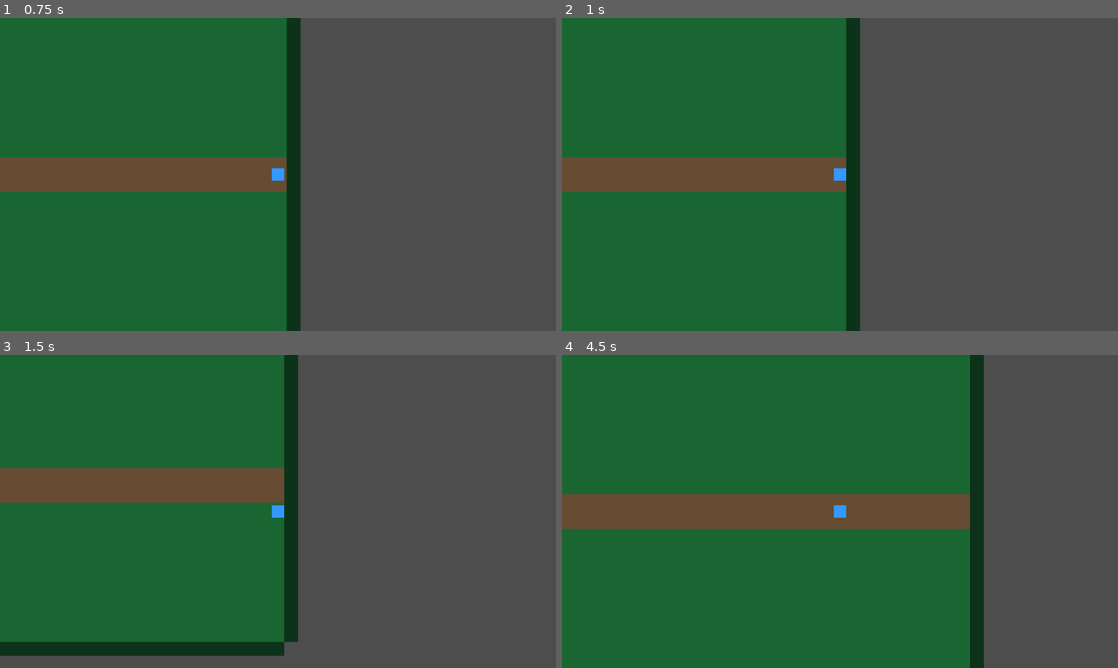
Above: before the commit, frames 1-4 (two rows, left to right).
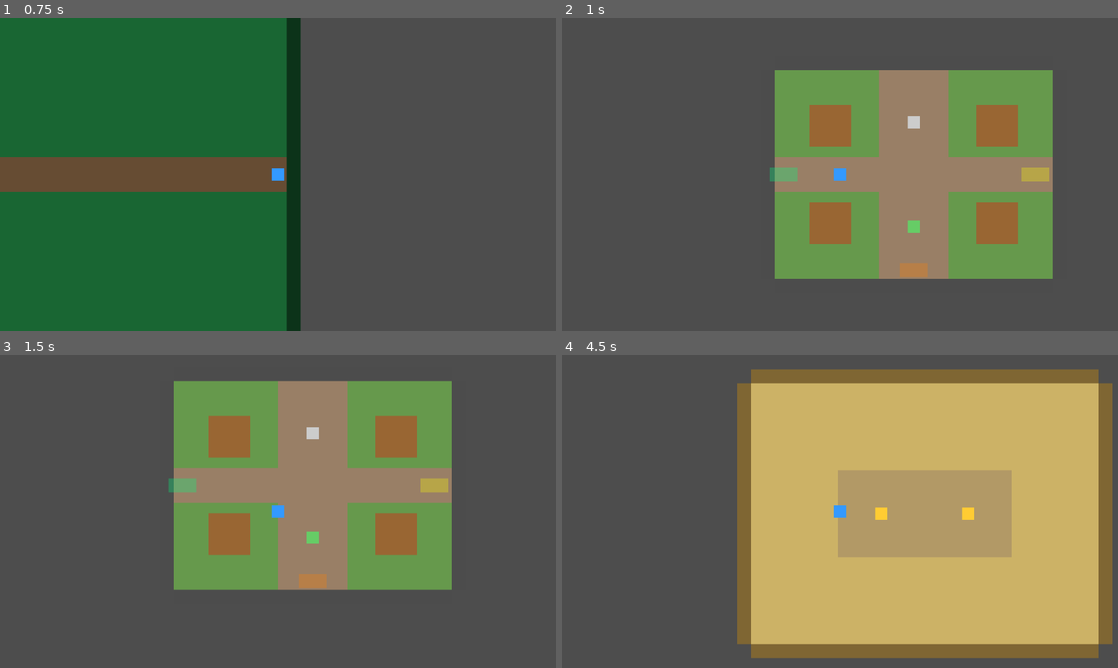
Above: after the commit, the same moments.

Repository: KeigoShimadaCC/rpgs_using_claude_agent_teams
Game: Godot game, scene res://scenes/overworld/map_c_forest.tscn
Two runs of this game, one before a commit and one after it. Both use one fixed random seed, a clock stepped at 60 frames per second and the inputs below. This scene is started directly instead of the project's main scene.
Inputs:
- Up to frame 1 (0.75 s): tap Enter (ui_accept) at 0.5 s; hold Right (ui_right) from 0.53 s (still down); hold E (interact) from 0.53 s (still down)
- Up to frame 2 (1 s): keep holding Right (ui_right); keep holding E (interact); tap Enter (ui_accept) at 0.77 s
- Up to frame 3 (1.5 s): release Right (ui_right) at 1.28 s; release E (interact) at 1.28 s; hold Down (ui_down) from 1.28 s (still down); tap E (interact) at 1.35 s
- Up to frame 4 (4.5 s): tap Enter (ui_accept) at 1.52, 3.02, 3.77 s; release Down (ui_down) at 2.03 s; hold Right (ui_right) 2.03-2.78 s; hold E (interact) 2.03-2.78 s; hold Up (ui_up) 2.78-3.53 s; tap E (interact) at 2.85, 4.35 s; hold E (interact) 3.53-4.28 s; hold Left (ui_left) from 3.53 s (still down)

Frame 1 is identical in both runs. In frame 2, 77% of the frame differs, in the area x 0-89%, y 0-100%; in frame 3, 70%; in frame 4, 97%, in the area x 0-99%, y 0-100%.

Commit message:
refactor: rename trigger scene and spawn marker properties and update collision layer.

Diff:
--- a/scenes/overworld/map_c_forest.tscn
+++ b/scenes/overworld/map_c_forest.tscn
@@ -72,12 +72,12 @@
 
 [node name="ExitToVillage" type="Area2D" parent="Triggers"]
 position = Vector2(464, 180)
-collision_layer = 0
+collision_layer = 16
 collision_mask = 2
 script = ExtResource("4_trigger")
 trigger_type = 0
-target_map_path = "res://scenes/overworld/map_a_village.tscn"
-target_spawn_marker = "FromForest"
+target_scene = "res://scenes/overworld/map_a_village.tscn"
+spawn_marker_name = "FromForest"
 
 [node name="CollisionShape2D" type="CollisionShape2D" parent="Triggers/ExitToVillage"]
 shape = SubResource("RectangleShape2D_trigger")
--- a/scenes/overworld/map_d_desert_town.tscn
+++ b/scenes/overworld/map_d_desert_town.tscn
@@ -84,12 +84,12 @@
 
 [node name="ExitToVillage" type="Area2D" parent="Triggers"]
 position = Vector2(200, 290)
-collision_layer = 0
+collision_layer = 16
 collision_mask = 2
 script = ExtResource("4_trigger")
 trigger_type = 0
-target_map_path = "res://scenes/overworld/map_a_village.tscn"
-target_spawn_marker = "FromDesert"
+target_scene = "res://scenes/overworld/map_a_village.tscn"
+spawn_marker_name = "FromDesert"
 
 [node name="CollisionShape2D" type="CollisionShape2D" parent="Triggers/ExitToVillage"]
 shape = SubResource("RectangleShape2D_trigger")
